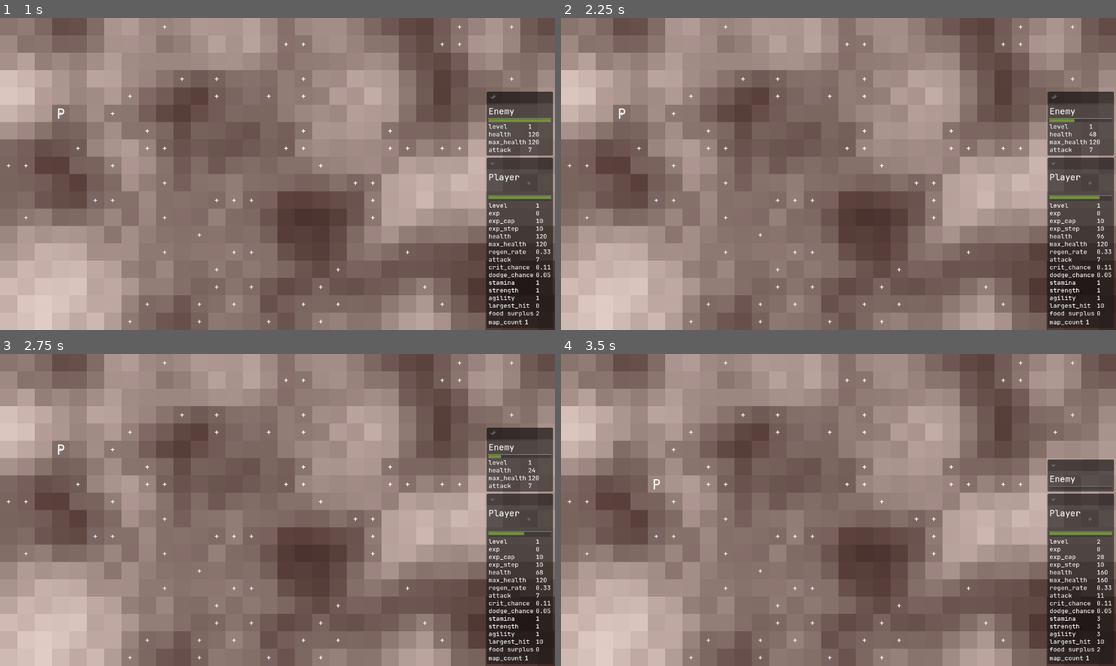
Above: before the commit, frames 1-4 (two rows, left to right).
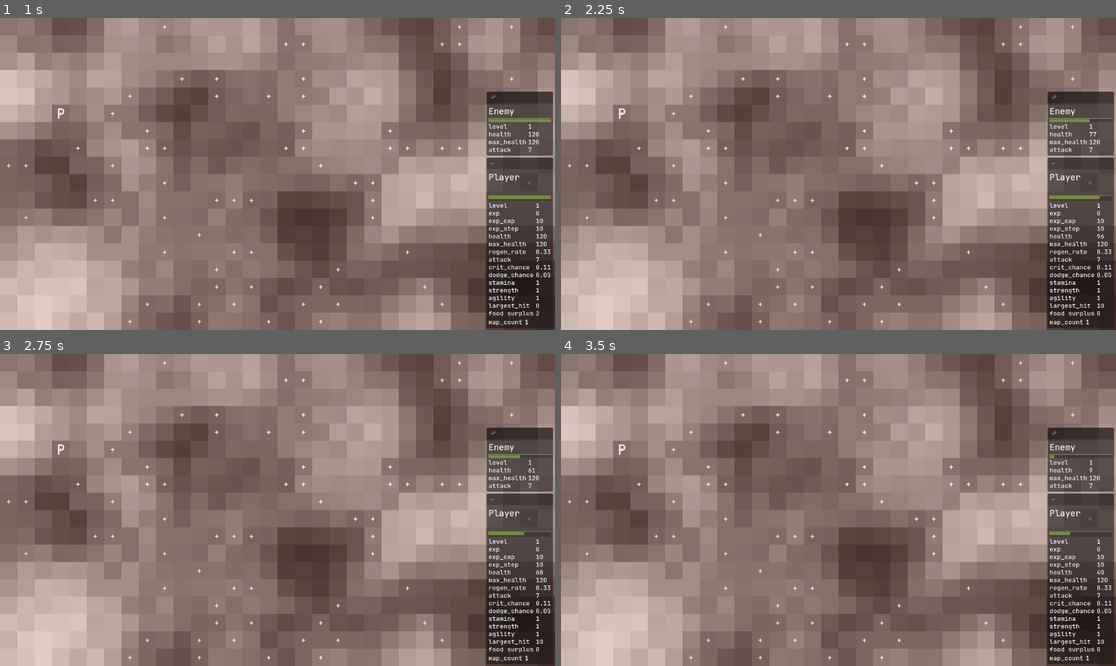
Above: after the commit, the same moments.

Repository: crystalfiction/rpg-simulator
Game: Godot game, scene res://src/controllers/world/world_controller.tscn
Same seed, same stepped clock (60 frames per second), same inputs: the game is played once before the commit and once after it.
Inputs:
- Up to frame 1 (1 s): hold C (world_continue) from 0.53 s (still down)
- Up to frame 2 (2.25 s): release C (world_continue) at 1.28 s; tap - (world_tick_dec) at 1.35 s; tap Enter at 2 s; hold = (world_tick_inc) from 2.03 s (still down)
- Up to frame 3 (2.75 s): keep holding = (world_tick_inc)
- Up to frame 4 (3.5 s): tap C (world_continue) at 2.75, 2.85 s; release = (world_tick_inc) at 2.78 s

Frame 1 is identical in both runs. In frame 2, less than 0.1% of the frame differs, in the area x 92-97%, y 32-39%; in frame 3, less than 0.1%; in frame 4, 1.7%, in the area x 10-100%, y 23-96%.

Commit message:
started weapon skill system

Diff:
--- a/src/controllers/entities/enemy/enemy_controller.gd
+++ b/src/controllers/entities/enemy/enemy_controller.gd
@@ -11,6 +11,8 @@
 	for e in range(n):
 		var new_enemy = _init_enemy_entity()
 		new_enemy.data.stats = _calculate_stats(new_enemy)
+		var new_weapon = UnarmedWeapon.new()
+		new_enemy.data.inventory.equipped.weapon = new_weapon
 		new_enemies.append(new_enemy)
 		self.enemies.append(new_enemy)
 	return new_enemies
--- a/src/controllers/entities/entity_controller.gd
+++ b/src/controllers/entities/entity_controller.gd
@@ -38,12 +38,6 @@
 		stats.stamina += 1
 		stats.strength += 1
 		stats.agility += 1
-
-		# players receive bonus stats on every even level
-		if stats.level % 2 == 0:
-			stats.stamina += 1
-			stats.strength += 1
-			stats.agility += 1
 
 	if e is Enemy:
 		# base stats
@@ -90,7 +84,9 @@
 		if weapon_equipped:
 			# calculate attack damage factoring weapon
 			equipped_weapon = attack.src.data.inventory.equipped.weapon
-			var weapon_bonus = equipped_weapon.data.stats.damage
+			var weapon_skill = attack.src.data.skills[equipped_weapon.get_weapon_class_string()].level
+			var weapon_dmg = equipped_weapon.data.stats.damage
+			var weapon_bonus = (weapon_dmg + (weapon_skill / 2)) / 2
 			src_attack += weapon_bonus
 
 	# evaluate if enemy attack is hit
@@ -123,12 +119,9 @@
 
 	# update last hit taken amount if Player
 	if attack.target is Player:
-		if src_attack >= attack.target.data.stats.largest_hit:
-			attack.target.data.stats.largest_hit = src_attack
-
-	# if target is player,
-	if attack.target is Player:
 		var p = attack.target
+		if src_attack >= p.data.stats.largest_hit:
+			p.data.stats.largest_hit = src_attack
 		# check if food surplus,
 		if p.data.resources.surplus > 0 && (
 				p.data.stats.health < p.data.stats.max_health):
@@ -142,6 +135,14 @@
 				(p.data.resources.surplus - 1) if (p.data.resources.surplus > 0
 				) else (p.data.resources.surplus)
 			)
+
+	# if attack source is player,
+	if attack.src is Player:
+		if result == "HITS" || result == "CRITS":
+			if weapon_equipped:
+				# increment weapon skill if hit
+				attack.src.data.controller.increment_skill(
+					attack.src, equipped_weapon.get_weapon_class_string())
 
 	# log results
 	if result == "DODGES":
--- a/src/controllers/entities/player/player_controller.gd
+++ b/src/controllers/entities/player/player_controller.gd
@@ -122,6 +122,30 @@
 		self.player.data.stats.health = self.player.data.stats.max_health
 		FileLogger.log_message(self , self.player.name + " is now level " + str(self.player.data.stats.level))
 
+func increment_skill(
+	p: Player, skill: String
+):
+	var step = 10
+	p.data.skills[skill].exp += step
+	if p.data.skills[skill].exp >= p.data.skills[skill].cap:
+		_calculate_skills(p)
+
+func _calculate_skills(p: Player):
+	## FIXME: increments all skills when called
+	for s in p.data.skills:
+		# check if skill level up,
+		if int(p.data.skills[s].exp) >= int(p.data.skills[s].cap):
+			p.data.skills[s].level += 1
+			p.data.skills[s].exp = 0
+
+		# calculate skill caps
+		var step = 10
+		var cap = floori((step) * (p.data.skills[s].level - 1) ** 1.5)
+		p.data.skills[s].cap = cap
+
+	# update player data
+	return p.data.skills
+
 # Player Initialization
 
 ## initializes a new action controller for the given player entity
@@ -145,6 +169,7 @@
 	new_player.data.controller = self
 	# stats
 	new_player.data.stats = _calculate_stats(new_player)
+	new_player.data.skills = _calculate_skills(new_player)
 	# actions
 	new_player.data.actions.controller = _init_action_controller(new_player)
 
@@ -168,7 +193,7 @@
 	_init_player_entity()
 
 	# TODO: give player weapon
-	var new_weapon = Sword.new()
+	var new_weapon = UnarmedWeapon.new()
 	self.player.data.inventory.equipped.weapon = new_weapon
 
 	# update player entity reference
@@ -185,7 +210,10 @@
 		# if enemy isn't already queued for deletion,
 		if !p.is_queued_for_deletion():
 			FileLogger.log_message(self ,
-				"Final stats: " + str(self.world.data.player.data.stats)
+				str(self.player.data.stats)
+			)
+			FileLogger.log_message(self ,
+				str(self.player.data.skills)
 			)
 			# queue for deletion
 			p.queue_free()
--- a/src/entities/enemies/enemy.gd
+++ b/src/entities/enemies/enemy.gd
@@ -25,6 +25,11 @@
 		"action": null,
 		"history": [],
 	},
+	"inventory": {
+		"equipped": {
+			"weapon": null,
+		}
+	}
 }
 
 
--- a/src/entities/items/equipment/weapons/bow.gd
+++ b/src/entities/items/equipment/weapons/bow.gd
@@ -1,4 +1,4 @@
-class_name Bow extends Weapon
+class_name BowWeapon extends Weapon
 
 # components
 var bow_data = {
--- a/src/entities/items/equipment/weapons/staff.gd
+++ b/src/entities/items/equipment/weapons/staff.gd
@@ -1,4 +1,4 @@
-class_name Staff extends Weapon
+class_name StaffWeapon extends Weapon
 
 # components
 var staff_data = {
--- a/src/entities/items/equipment/weapons/sword.gd
+++ b/src/entities/items/equipment/weapons/sword.gd
@@ -1,4 +1,4 @@
-class_name Sword extends Weapon
+class_name SwordWeapon extends Weapon
 
 # components
 var sword_data = {
--- /dev/null
+++ b/src/entities/items/equipment/weapons/unarmed.gd
@@ -0,0 +1,19 @@
+class_name UnarmedWeapon extends Weapon
+
+# components
+var unarmed_data = {
+	"stats": {
+		"damage": 0
+	}
+}
+
+## initializes the entity data
+func _init() -> void:
+	self.Class = WeaponClass.UNARMED
+	super ()
+	for k in self.unarmed_data:
+		if k is Dictionary:
+			for k_n in self.unarmed_data[k]:
+				self.data[k][k_n] = unarmed_data[k][k_n]
+		else:
+			self.data[k] = unarmed_data[k]
--- a/src/entities/items/equipment/weapons/weapon.gd
+++ b/src/entities/items/equipment/weapons/weapon.gd
@@ -3,6 +3,7 @@
 # components
 var Class: WeaponClass
 enum WeaponClass {
+	UNARMED,
 	SWORD,
 	BOW,
 	STAFF,
@@ -16,6 +17,7 @@
 }
 
 
+## gets and returns the weapon's class string
 func get_weapon_class_string() -> String:
 	var key = WeaponClass.find_key(self.Class)
 	return key
--- a/src/entities/player/player.gd
+++ b/src/entities/player/player.gd
@@ -12,8 +12,14 @@
 var player_data: Dictionary = {
 	"world": "",
 	"grid_idx": Vector2i(0, 0),
-	"class": Class,
 	"stats": {},
+	"skills": {
+		"UNARMED": {
+			"level": 0,
+			"exp": 0,
+			"cap": 0,
+		},
+	},
 	"actions": {
 		"controller": "",
 		"action": null,
Not shown, added: src/entities/items/equipment/weapons/unarmed.gd.uid
